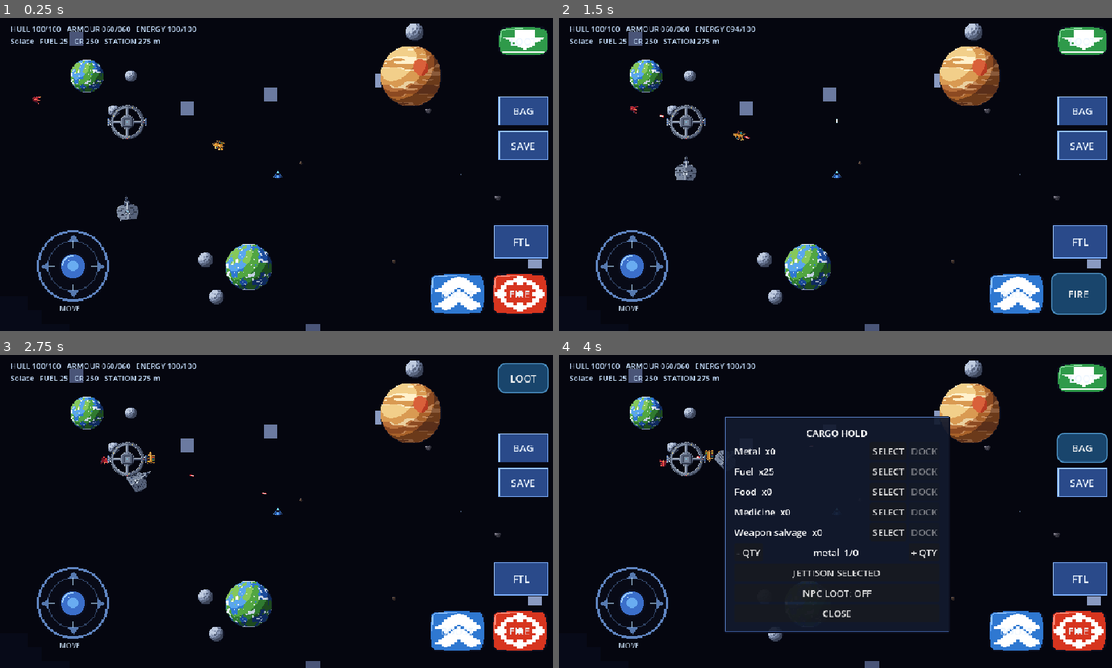
Above: before the commit, frames 1-4 (two rows, left to right).
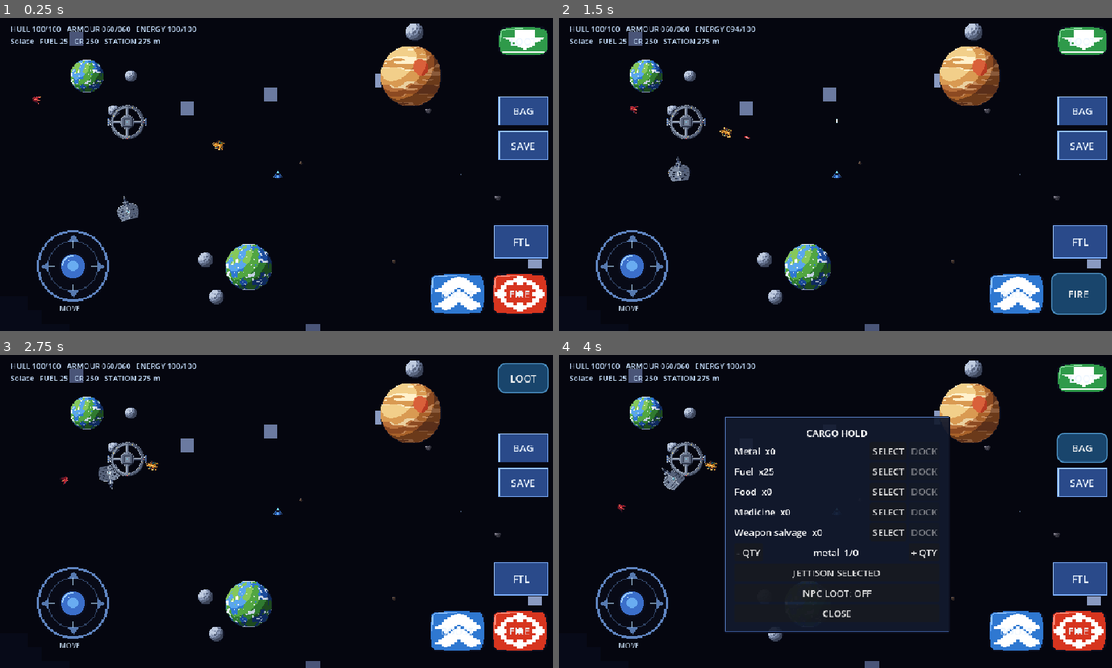
Above: after the commit, the same moments.

Repository: DARTVADER1-DROID/Star-Forge
Game: Godot game, scene res://scenes/main.tscn
Two runs of this game, one before a commit and one after it. Both use one fixed random seed, a clock stepped at 60 frames per second and the inputs below.
Inputs:
- Up to frame 1 (0.25 s): no input
- Up to frame 2 (1.5 s): click "BOOST" at 0.5 s; click "FIRE" at 1.25 s
- Up to frame 3 (2.75 s): click "LOOT" at 2 s
- Up to frame 4 (4 s): click "FTL" at 2.75 s; click "BAG" at 3.5 s

The runs differ from the first frame. In frame 1, 0.1% of the frame differs, in the area x 21-41%, y 39-66%; in frame 2, 0.3%; in frame 3, 0.4%, in the area x 10-49%, y 30-45%; in frame 4, 0.3%.

Commit message:
Add pan and zoom galaxy navigation and station-safe NPC docking

Diff:
--- a/project.godot
+++ b/project.godot
@@ -1,4 +1,4 @@
-; Star Forge — Android-only Godot 4 project
+ ; Star Forge — Android-only Godot 4 project
 ; Landscape orientation with touch-only gameplay controls.
 
 config_version=5
@@ -13,6 +13,7 @@
 GameState="*res://scripts/autoload/game_state.gd"
 ContentDatabase="*res://scripts/autoload/content_database.gd"
 AssetLibrary="*res://scripts/autoload/asset_library.gd"
+AudioManager="*res://scripts/audio/audio_manager.gd"
 
 [display]
 window/size/viewport_width=960
--- a/scenes/main.tscn
+++ b/scenes/main.tscn
@@ -1,15 +1,20 @@
-[gd_scene load_steps=5 format=3]
+[gd_scene load_steps=6 format=3]
 
 [ext_resource type="Script" path="res://scripts/world/world.gd" id="1_world"]
 [ext_resource type="Script" path="res://scripts/player/player_ship.gd" id="2_player"]
 [ext_resource type="Script" path="res://scripts/ui/touch_hud.gd" id="3_hud"]
 [ext_resource type="Script" path="res://scripts/combat/projectile_pool.gd" id="4_pool"]
+[ext_resource type="Script" path="res://scripts/world/parallax_starfield.gd" id="5_starfield"]
 
 [sub_resource type="CircleShape2D" id="CircleShape2D_player"]
 radius = 15.0
 
 [node name="StarForge" type="Node2D"]
 script = ExtResource("1_world")
+
+[node name="ParallaxBackground" type="ParallaxBackground" parent="."]
+z_index = -100
+script = ExtResource("5_starfield")
 
 [node name="PlayerShip" type="CharacterBody2D" parent="."]
 position = Vector2(480,270)
--- a/scripts/npc/npc_ship.gd
+++ b/scripts/npc/npc_ship.gd
@@ -6,6 +6,8 @@
 @export var acceleration := 95.0
 @export var maximum_speed := 110.0
 @export var weapon_cooldown := 0.85
+@export var station_dock_radius := 44.0
+@export var station_safety_radius := 118.0
 
 var hull := 65.0
 var armour := 20.0
@@ -17,21 +19,22 @@
 var drop_container: Node2D
 var loot_enabled := false
 var cargo_capacity := 100
+var is_docked := false
 var _fire_timer := 0.0
 var _loot_timer := 0.0
 var _phase := 0.0
 var _sprite: Sprite2D
 
 func _ready() -> void:
-    var role: Dictionary = ContentDatabase.npc_roles.get(role_id, {})
-    var design: Dictionary = ContentDatabase.ship_designs.get(ship_design_id, {})
+    var role: Dictionary = ContentDatabase.npc_roles.get(role_id,{})
+    var design: Dictionary = ContentDatabase.ship_designs.get(ship_design_id,{})
     if role.is_empty() or design.is_empty():
         push_error("NPC has unknown role/design: %s/%s" % [role_id,ship_design_id])
         queue_free()
         return
     hull = float(design.get("base_hull",65.0))
     cargo_capacity = int(design.get("cargo_capacity",50))
-    _phase = float(get_instance_id() % 1000) / 1000.0 * TAU
+    _phase = float(get_instance_id()%1000)/1000.0*TAU
     var sprite_name := "ship_pirate_interceptor.png" if role_id == "pirate" else ("ship_cargo_hauler.png" if role_id == "cargo_hauler" else "ship_military_frigate.png")
     var texture := AssetLibrary.load_texture(sprite_name)
     if texture != null:
@@ -40,7 +43,7 @@
         _sprite.scale = Vector2(0.48,0.48)
         _sprite.texture_filter = CanvasItem.TEXTURE_FILTER_NEAREST
         add_child(_sprite)
-    var manifest: Dictionary = role.get("manifest", {})
+    var manifest: Dictionary = role.get("manifest",{})
     var random := RandomNumberGenerator.new()
     random.randomize()
     for item_id: String in manifest:
@@ -53,29 +56,64 @@
         _drop_cargo()
         queue_free()
         return
-    energy = minf(100.0,energy + 12.0 * delta)
+    energy = minf(100.0,energy+12.0*delta)
     _fire_timer = maxf(0.0,_fire_timer-delta)
     _loot_timer = maxf(0.0,_loot_timer-delta)
     if loot_enabled and _loot_timer <= 0.0:
         _try_collect_salvage()
         _loot_timer = 0.4
-    var goal := station_position
-    if role_id == "pirate" and is_instance_valid(target):
-        goal = target.global_position
-    elif role_id == "patrol":
-        _phase += delta * 0.35
-        goal = station_position + Vector2(cos(_phase),sin(_phase))*120.0
-    var offset := goal-global_position
-    if offset.length() > 8.0:
-        velocity += offset.normalized()*acceleration*delta
-    velocity = velocity.limit_length(maximum_speed)
-    velocity *= pow(0.985,delta*60.0)
-    move_and_slide()
+
+    if role_id == "cargo_hauler":
+        _update_station_docking(delta)
+    else:
+        var goal := station_position
+        if role_id == "pirate" and is_instance_valid(target):
+            var target_docked := target is NPCShip and (target as NPCShip).is_docked
+            goal = station_position+Vector2(0.0,90.0) if target_docked else target.global_position
+        elif role_id == "patrol":
+            _phase += delta*0.35
+            goal = station_position+Vector2(cos(_phase),sin(_phase))*120.0
+        var offset := goal-global_position
+        if offset.length() > 8.0:
+            velocity += offset.normalized()*acceleration*delta
+        velocity = velocity.limit_length(maximum_speed)
+        velocity *= pow(0.985,delta*60.0)
+        move_and_slide()
+
     if velocity.length_squared() > 1.0:
-        rotation = velocity.angle() + PI / 2.0
-    if role_id == "pirate" and is_instance_valid(target) and global_position.distance_to(target.global_position)<320.0:
+        rotation = velocity.angle()+PI/2.0
+    if can_engage_target():
         _fire_at_target()
     queue_redraw()
+
+func _update_station_docking(delta: float) -> void:
+    var offset := station_position-global_position
+    var distance := offset.length()
+    if is_docked and distance <= station_dock_radius+12.0:
+        velocity = Vector2.ZERO
+        return
+    is_docked = false
+    if distance <= station_dock_radius and velocity.length() <= 24.0:
+        is_docked = true
+        velocity = Vector2.ZERO
+        return
+    var stopping_speed := sqrt(2.0*acceleration*maxf(0.0,distance-station_dock_radius))
+    var desired_speed := minf(maximum_speed,stopping_speed)
+    var desired_velocity := offset.normalized()*desired_speed if distance > 0.01 else Vector2.ZERO
+    velocity = velocity.move_toward(desired_velocity,acceleration*delta)
+    move_and_slide()
+    if global_position.distance_to(station_position) <= station_dock_radius and velocity.length() <= 24.0:
+        is_docked = true
+        velocity = Vector2.ZERO
+
+func can_engage_target() -> bool:
+    if role_id != "pirate" or not is_instance_valid(target):
+        return false
+    if target is NPCShip and (target as NPCShip).is_docked:
+        return false
+    if global_position.distance_to(station_position) <= station_safety_radius:
+        return false
+    return global_position.distance_to(target.global_position) < 320.0
 
 func apply_damage(amount: float) -> void:
     var absorbed := minf(armour,maxf(0.0,amount))
@@ -83,7 +121,7 @@
     hull = maxf(0.0,hull-(amount-absorbed))
 
 func _fire_at_target() -> void:
-    if _fire_timer>0.0 or energy<8.0 or not is_instance_valid(projectile_pool):
+    if _fire_timer > 0.0 or energy < 8.0 or not is_instance_valid(projectile_pool):
         return
     var direction_to_target := (target.global_position-global_position).normalized()
     if not projectile_pool.spawn(global_position,direction_to_target,false,8.0,230.0):
@@ -96,7 +134,7 @@
         return
     var used := 0
     for cargo_id: String in cargo:
-        used += int(cargo[cargo_id]) * int(ContentDatabase.get_item(cargo_id).get("cargo_units_per_item",1))
+        used += int(cargo[cargo_id])*int(ContentDatabase.get_item(cargo_id).get("cargo_units_per_item",1))
     for node: Node in drop_container.get_children():
         if not node is CargoDrop:
             continue
@@ -104,9 +142,9 @@
         if global_position.distance_to(crate.global_position) > 28.0:
             continue
         var item := ContentDatabase.get_item(crate.item_id)
-        var volume := int(item.get("cargo_units_per_item",1)) * crate.quantity
-        if used + volume <= cargo_capacity:
-            cargo[crate.item_id] = int(cargo.get(crate.item_id,0)) + crate.quantity
+        var volume := int(item.get("cargo_units_per_item",1))*crate.quantity
+        if used+volume <= cargo_capacity:
+            cargo[crate.item_id] = int(cargo.get(crate.item_id,0))+crate.quantity
             crate.queue_free()
             break
 
@@ -134,5 +172,5 @@
 func _draw() -> void:
     if is_instance_valid(_sprite):
         return
-    var tint := Color(0.92,0.34,0.28) if role_id=="pirate" else Color(0.42,0.78,0.62)
+    var tint := Color(0.92,0.34,0.28) if role_id == "pirate" else Color(0.42,0.78,0.62)
     draw_colored_polygon(PackedVector2Array([Vector2(0,-14),Vector2(10,10),Vector2(0,6),Vector2(-10,10)]),tint)
--- a/scripts/ui/galaxy_map.gd
+++ b/scripts/ui/galaxy_map.gd
@@ -14,6 +14,11 @@
 var systems: Dictionary = {}
 var current_system_id := ""
 var selected_system_id := ""
+var _pan_offset := Vector2.ZERO
+var _zoom := 1.0
+var _active_touch := -1
+var _last_touch_position := Vector2.ZERO
+var _touch_moved := false
 
 func _ready() -> void:
     mouse_filter = Control.MOUSE_FILTER_STOP
@@ -27,18 +32,32 @@
 func _system_point(system_id: String) -> Vector2:
     var definition: Dictionary = systems.get(system_id,{})
     var normalized: Array = definition.get("galaxy_position",[0.5,0.5])
-    var usable := size - MAP_MARGIN * 2.0
-    return MAP_MARGIN + Vector2(float(normalized[0]),float(normalized[1])) * usable
+    return MAP_MARGIN + Vector2(float(normalized[0]),float(normalized[1])) * (size-MAP_MARGIN*2.0)
+
+func pan_by(delta: Vector2) -> void:
+    _pan_offset += delta
+    queue_redraw()
+
+func set_zoom(value: float, anchor: Vector2 = Vector2.ZERO) -> void:
+    var map_anchor := (anchor-_pan_offset)/_zoom
+    _zoom = clampf(value,0.65,2.6)
+    _pan_offset = anchor-map_anchor*_zoom
+    queue_redraw()
+
+func reset_view() -> void:
+    _pan_offset = Vector2.ZERO
+    _zoom = 1.0
+    queue_redraw()
 
 func _draw() -> void:
-    draw_rect(Rect2(Vector2.ZERO,size),Color(0.015,0.035,0.075,0.92),true)
+    draw_rect(Rect2(Vector2.ZERO,size),Color(0.015,0.035,0.075,0.96),true)
     for grid_x in range(1,5):
-        var x := size.x * float(grid_x) / 5.0
+        var x := size.x*float(grid_x)/5.0
         draw_line(Vector2(x,12),Vector2(x,size.y-12),Color(0.22,0.37,0.52,0.12),1.0)
     for grid_y in range(1,3):
-        var y := size.y * float(grid_y) / 3.0
+        var y := size.y*float(grid_y)/3.0
         draw_line(Vector2(12,y),Vector2(size.x-12,y),Color(0.22,0.37,0.52,0.12),1.0)
-
+    draw_set_transform(_pan_offset,0.0,Vector2.ONE*_zoom)
     var current: Dictionary = systems.get(current_system_id,{})
     var links: Array = current.get("links",[])
     for id: String in systems:
@@ -48,7 +67,6 @@
                 continue
             var adjacent := id == current_system_id or neighbor == current_system_id
             draw_line(_system_point(id),_system_point(neighbor),EDGE_ACTIVE_COLOR if adjacent else EDGE_COLOR,2.4 if adjacent else 1.4)
-
     for id: String in systems:
         var definition: Dictionary = systems[id]
         var point := _system_point(id)
@@ -60,24 +78,40 @@
             draw_circle(point,17.0,Color(node_color.r,node_color.g,node_color.b,0.16))
         draw_circle(point,10.0 if is_current or is_selected else 7.0,node_color)
         draw_arc(point,10.0 if is_current or is_selected else 7.0,0.0,TAU,32,Color(0.78,0.91,1.0,0.88),1.4)
-        var name := str(definition.get("name",id))
-        var label_color := Color(0.90,0.96,1.0,1.0) if is_adjacent or is_current else Color(0.54,0.64,0.75,0.78)
-        draw_string(ThemeDB.fallback_font,point+Vector2(-46.0,25.0),name,HORIZONTAL_ALIGNMENT_CENTER,92.0,12,label_color)
-
-    draw_string(ThemeDB.fallback_font,Vector2(12.0,size.y-10.0),"CYAN: CURRENT   BLUE: LINKED   GREY: OUT OF RANGE",HORIZONTAL_ALIGNMENT_LEFT,-1,9,Color(0.62,0.75,0.88,0.85))
+        draw_string(ThemeDB.fallback_font,point+Vector2(-46.0,25.0),str(definition.get("name",id)),HORIZONTAL_ALIGNMENT_CENTER,92.0,12,Color(0.90,0.96,1.0,1.0) if is_adjacent or is_current else Color(0.54,0.64,0.75,0.78))
+    draw_set_transform(Vector2.ZERO,0.0,Vector2.ONE)
+    draw_string(ThemeDB.fallback_font,Vector2(12.0,size.y-10.0),"DRAG TO PAN  ·  PINCH TO ZOOM  ·  TAP TO SELECT",HORIZONTAL_ALIGNMENT_LEFT,-1,9,Color(0.72,0.84,0.96,0.9))
 
 func _gui_input(event: InputEvent) -> void:
-    if not event is InputEventScreenTouch:
-        return
-    var touch := event as InputEventScreenTouch
-    if not touch.pressed:
-        return
-    var current: Dictionary = systems.get(current_system_id,{})
-    var links: Array = current.get("links",[])
+    if event is InputEventScreenTouch:
+        var touch := event as InputEventScreenTouch
+        if touch.pressed:
+            _active_touch = touch.index
+            _last_touch_position = touch.position
+            _touch_moved = false
+            accept_event()
+        elif touch.index == _active_touch:
+            if not _touch_moved:
+                _select_system_at((touch.position-_pan_offset)/_zoom)
+            _active_touch = -1
+            accept_event()
+    elif event is InputEventScreenDrag:
+        var drag := event as InputEventScreenDrag
+        if drag.index == _active_touch:
+            var movement := drag.position-_last_touch_position
+            if movement.length() > 2.0:
+                _touch_moved = true
+                pan_by(movement)
+            _last_touch_position = drag.position
+            accept_event()
+    elif event is InputEventMagnifyGesture:
+        var gesture := event as InputEventMagnifyGesture
+        set_zoom(_zoom*gesture.factor,gesture.position)
+        accept_event()
+
+func _select_system_at(map_position: Vector2) -> void:
     for id: String in systems:
-        if id == current_system_id or not links.has(id):
-            continue
-        if _system_point(id).distance_to(touch.position) <= 24.0:
+        if _system_point(id).distance_to(map_position) <= 24.0:
             system_selected.emit(id)
             accept_event()
             return
--- a/scripts/world/station_body.gd
+++ b/scripts/world/station_body.gd
@@ -2,6 +2,9 @@
 class_name StationBody
 
 @export var collision_radius := 28.0
+@export var interaction_radius := 112.0
+@export var body_id := "station"
+@export var body_name := "Orbital Station"
 var _sprite: Sprite2D
 
 func _ready() -> void:
Not shown, changed: docs/architecture.md
Not shown, changed: docs/asset-pipeline.md
